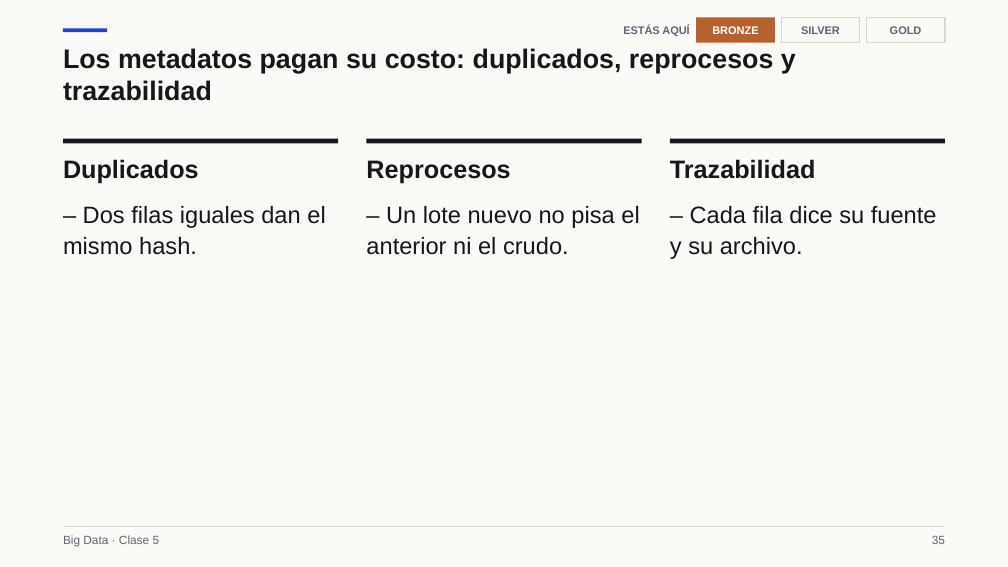
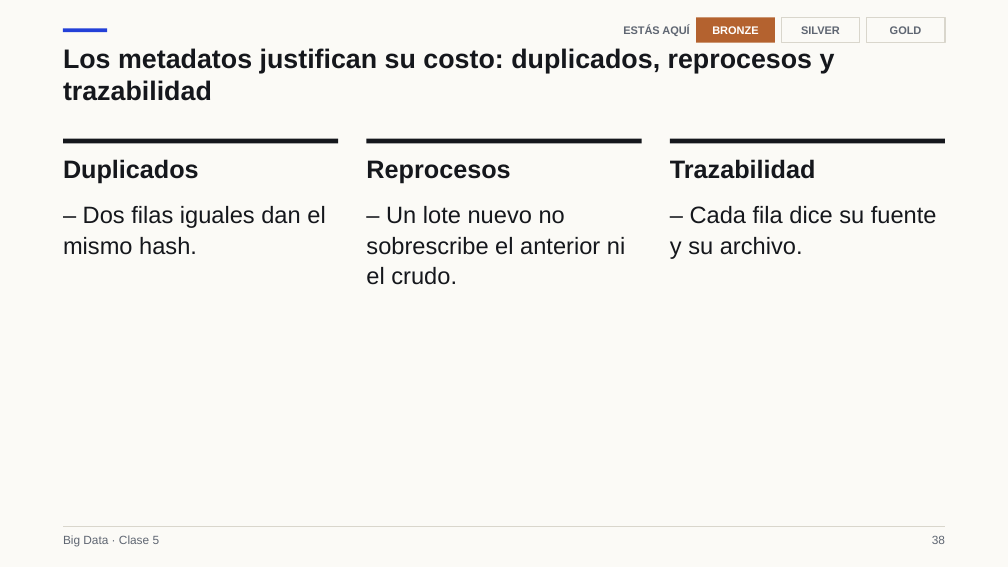
Before and after one commit to Apaezc/bigdata-udem-2026, a slide deck: slide 38 of curso/clase05/deck/slides.pptx (slide 35 before the commit). Drawn at 1008x567 pixels with LibreOffice and Linux fonts; fonts in the diff are those of the drawing. Boxes give left, top, right and bottom in pixels: in the first picture for what was removed or moved away, otherwise in the second. Text is boxed around its words. In the diff, an @@ line names an element or a change of style, - is before the commit and + after.

```diff
--- a/curso/clase05/deck/slides.pptx
+++ b/curso/clase05/deck/slides.pptx
@@ text at (x1=63, y1=48, x2=835, y2=101): text changed @@
-Los metadatos pagan su costo: duplicados, reprocesos y trazabilidad
+Los metadatos justifican su costo: duplicados, reprocesos y trazabilidad
@@ text at (x1=366, y1=206, x2=625, y2=285): text changed @@
-– Un lote nuevo no pisa el anterior ni el crudo.
+– Un lote nuevo no sobrescribe el anterior ni el crudo.
```
Also in this commit, not shown: 38 other slides changed, 3 slides added, 5 other files.
